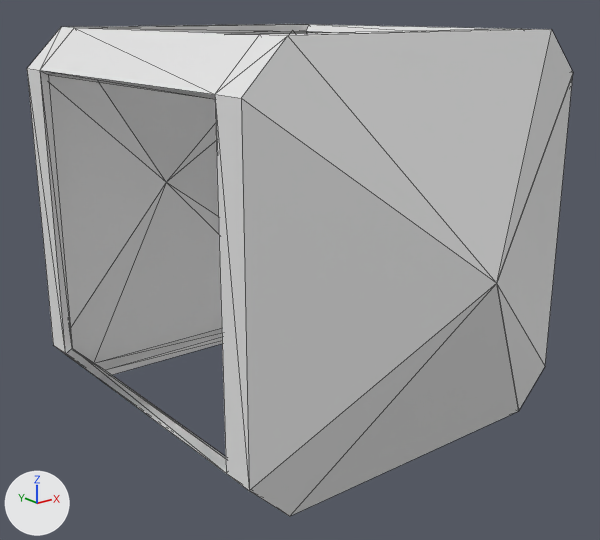
The COLLADA model FruitNinja/assets/lantern.dae, before and after one commit.
The view is the same before and after, from a 50 mm camera at (-2.7, -3.15, 1.09) aimed at (0.16, 0.43, -0.34). Every picture has the same lights, and +X, +Y and +Z are marked at lower left. Mesh edges are drawn as thin lines. Materials are left out; every surface is plain grey. Vertices at the same position are counted once.
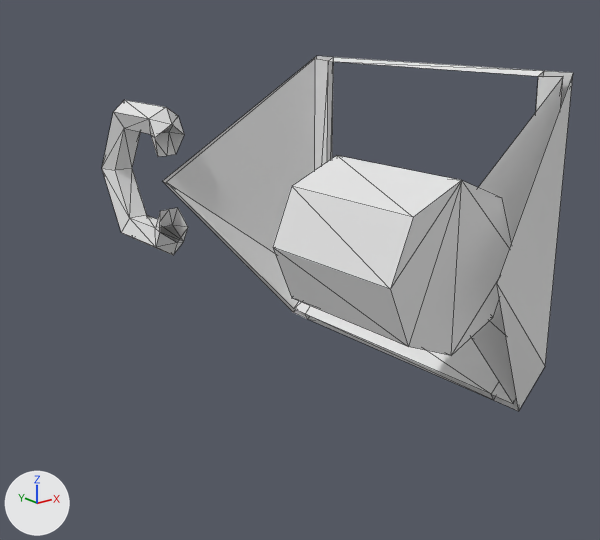
The newer file is also turned or shifted as a whole; pictures and numbers use the older file's frame.

Boxes (x1, y1, x2, y2) around the edits, measured in the pictures (600 x 540 px):
'Torus_005', reshaped (25% narrower, 28% shorter)
    before: (27, 24, 573, 516)
    after: (163, 56, 573, 411)
part 1 of me_torus_005, deleted
    before: (27, 24, 573, 516)
'Cylinder_002', unchanged, uncovered by the edit
    after: (273, 156, 511, 355)
'Torus_004', unchanged, uncovered by the edit
    after: (102, 100, 188, 255)

The edits, one by one:
me_torus_005 is used by ob_torus_005; location (0.0, 0.0, 0.0).
me_torus_005 had 97 vertices, 152 faces and spanned x -1.0..1.0, y -1.08..1.7, z -1.0..1.0.
me_torus_005 now has 28 vertices, 38 faces and spans x 0.0..1.0, y -1.08..1.7, z -1.0..0.79.
Part 1, on me_torus_005:
69 vertices are removed from x -1.0..1.0, y -0.68..1.3, z -1.0..1.0.
114 faces are deleted.
